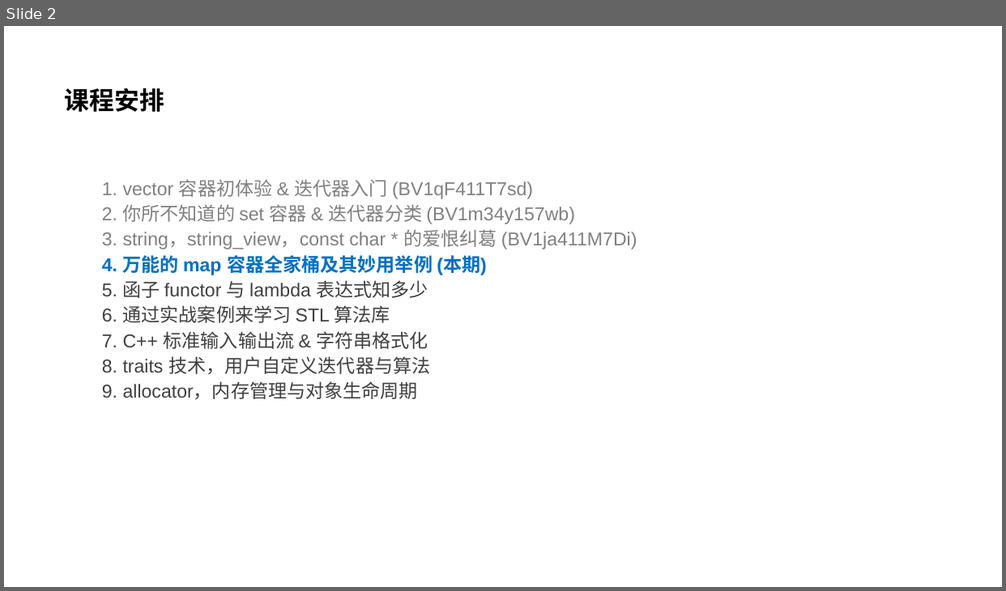
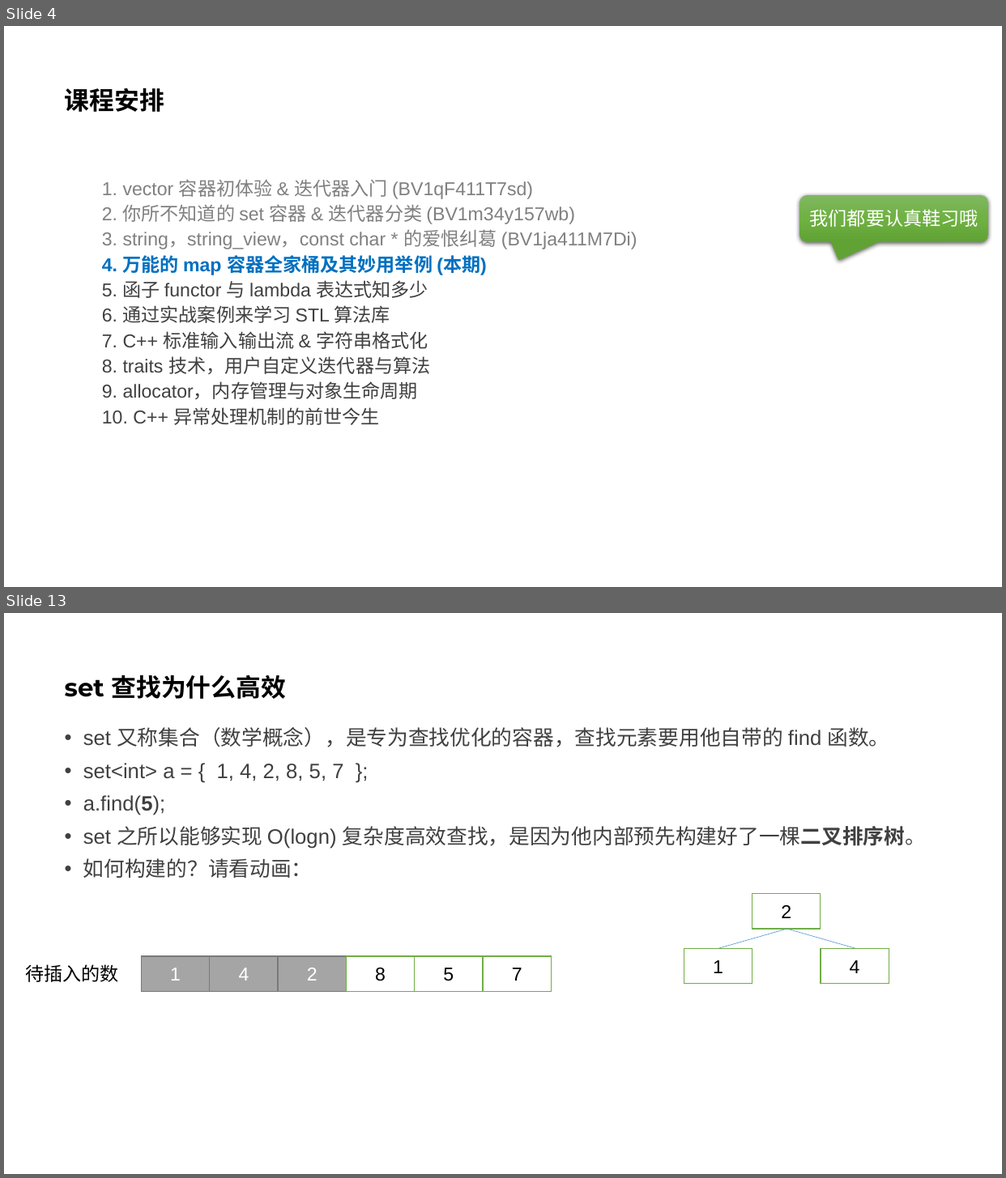
Before and after one commit to parallel101/course, a slide deck: 17/slides.pptx. Shown one above the other, each under a label of ours: slide 2 before the commit, slides 4 and 13 after it; the slides between them are not shown. The pictures are 1006x591 and 1006x1178 pixels, drawn with LibreOffice and Linux fonts; fonts in the diff are those of the drawing; background and template pictures are left out. Boxes give left, top, right and bottom in pixels: in the first picture for what was removed or moved away, otherwise in the second. Text is boxed around its words. In the diff, an @@ line names an element or a change of style, - is before the commit and + after.

```diff
--- a/17/slides.pptx
+++ b/17/slides.pptx
@@ slide 13 added at (4, 613, 1002, 1174), background #FFFFFF @@
@@ title added at (65, 675, 287, 699), 24 pt, text #000000, bold @@
+set 查找为什么高效
@@ text added at (83, 727, 926, 878), 20 pt, text #404040 @@
+• set 又称集合（数学概念），是专为查找优化的容器，查找元素要用他自带的 find 函数。
+• set<int> a = { 1, 4, 2, 8, 5, 7 };
+• a.find(5);
+• set 之所以能够实现 O(logn) 复杂度高效查找，是因为他内部预先构建好了一棵二叉排序树。
+• 如何构建的？请看动画：
@@ rectangle added at (752, 894, 820, 929), fill #FFFFFF, outline #70AD47 1 pt, 18 pt, text #000000 @@
+2
@@ rectangle added at (684, 948, 752, 983), fill #FFFFFF, outline #70AD47 1 pt, 18 pt, text #000000 @@
+1
@@ line added from (719, 948) to (787, 929), #5B9BD5 0.5 pt @@
@@ line added from (787, 929) to (855, 948), #5B9BD5 0.5 pt @@
@@ rectangle added at (820, 948, 889, 983), fill #FFFFFF, outline #70AD47 1 pt, 18 pt, text #000000 @@
+4
@@ text added at (25, 965, 118, 982), 18 pt, text #000000 @@
+待插入的数
@@ rectangle added at (141, 956, 209, 992), fill #A5A5A5, outline #7A7A7A 1 pt, 18 pt, text #FFFFFF @@
+1
@@ rectangle added at (210, 956, 278, 992), fill #A5A5A5, outline #7A7A7A 1 pt, 18 pt, text #FFFFFF @@
+4
@@ rectangle added at (278, 956, 346, 992), fill #A5A5A5, outline #7A7A7A 1 pt, 18 pt, text #FFFFFF @@
+2
@@ rectangle added at (346, 956, 414, 992), fill #FFFFFF, outline #70AD47 1 pt, 18 pt, text #000000 @@
+8
@@ rectangle added at (414, 956, 483, 992), fill #FFFFFF, outline #70AD47 1 pt, 18 pt, text #000000 @@
+5
@@ rectangle added at (484, 956, 552, 992), fill #FFFFFF, outline #70AD47 1 pt, 18 pt, text #000000 @@
+7
@@ what was slide 2 is now slide 4 @@
@@ slide 4 changed as well @@
@@ rounded speech box added at (799, 195, 988, 242), fill gradient #81B861 to #6FB242 to #62A336, 18 pt, text #FFFFFF @@
+我们都要认真鞋习哦
@@ text at (102, 408, 379, 425): paragraph added @@
+  10. C++ 异常处理机制的前世今生
```
Also in this commit, not shown: 8 other slides changed, 45 other slides added, 1 slide removed, 6 other files.
